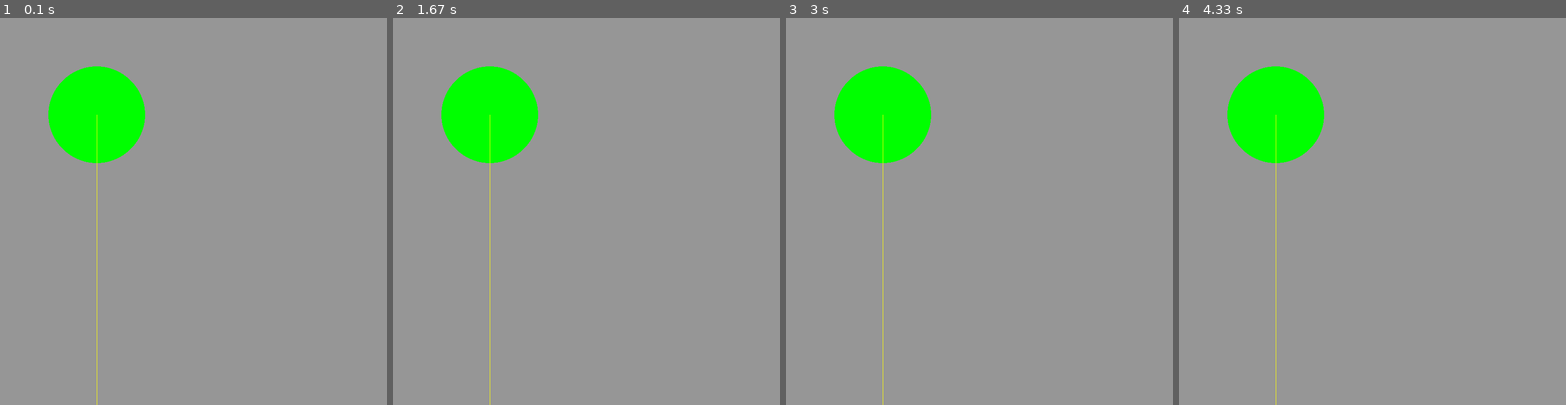
Above: before the commit, frames 1-4 (left to right).
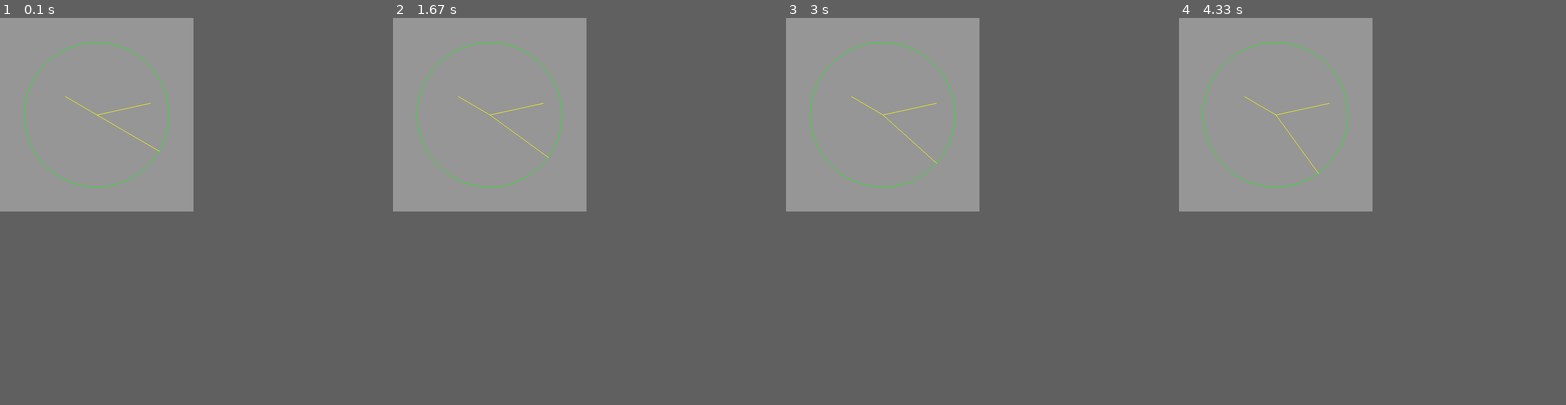
Above: after the commit, the same moments.

Repository: simon-fredrich/python-training
Game: pygame game, started from python-clock/main.py
The game is run twice, just before and just after one commit, with the same random seed, the same clock (stepped at 60 frames per second) and the same inputs.
Inputs:
- Up to frame 1 (0.1 s): no input
- Up to frame 2 (1.67 s): no input
- Up to frame 3 (3 s): no input
- Up to frame 4 (4.33 s): no input
The window is 800x800 before the commit and 400x400 after it. Grey fills any space a smaller window leaves; there, only what the larger window draws over its background counts as a difference.

The runs differ from the first frame. In frame 1, 5.1% of the frame differs, in the area x 6-44%, y 6-100%; in frame 2, 5.1%; in frame 3, 5.1%; in frame 4, 5.1%.

Commit message:
completion of clock

Diff:
--- a/python-clock/clock.py
+++ b/python-clock/clock.py
@@ -1,30 +1,42 @@
 import pygame
-import time
 import math
 
 class Clock:
-    def __init__(self, x, y, radius, degree, screen):
+    def __init__(self, x, y, radius, screen):
         self.x = x
         self.y = y
-        self.degree = degree
         self.radius = radius
         self.screen = screen
 
-    def draw(self):
-        if (self.degree > 180):
-            y_pos = self.y + math.tan(self.degree) * self.radius
-        elif self.degree == 180:
-            y_pos = self.y
+    def draw(self, degree, zeiger):
+        degree = math.radians(degree)
+        if degree > 180:
+            y_pos = self.y + math.sin(degree) * self.radius * zeiger
         else:
-            y_pos = self.y - math.tan(self.degree) * self.radius
+            y_pos = self.y + math.sin(degree) * self.radius * zeiger
 
 
-        if (self.degree < 90 or self.degree > 270):
-            x_pos = self.x + math.cos(self.degree) * self.radius
-        elif self.degree == 90 or self.degree == 270:
-            x_pos = self.x
+        if (degree < 90 or degree > 270):
+            x_pos = self.x + math.cos(degree) * self.radius * zeiger
         else:
-            x_pos = self.x + math.cos(self.degree) * self.radius
+            x_pos = self.x + math.cos(degree) * self.radius * zeiger
 
-        pygame.draw.circle(self.screen, (0, 255, 0), (self.x, self.y), self.radius)
-        pygame.draw.line(self.screen, (255, 255, 0), (self.x, self.y), (x_pos, y_pos))
+        return ((x_pos, y_pos))
+
+    def drawClock(self):
+        pygame.draw.circle(self.screen, (0, 255, 0), (self.x, self.y), self.radius, 1)
+
+    def drawSec(self, degree, zeiger):
+        pygame.draw.line(self.screen, (255, 255, 0), (self.x, self.y), self.draw(degree, zeiger))
+
+    def drawMin(self, degree, zeiger):
+        pygame.draw.line(self.screen, (255, 255, 0), (self.x, self.y), self.draw(degree, zeiger))
+
+    def drawHour(self, degree, zeiger):
+        pygame.draw.line(self.screen, (255, 255, 0), (self.x, self.y), self.draw(degree, zeiger))
+
+    def display(self, sd, md, hd):
+        self.drawClock()
+        self.drawSec(sd, 1)
+        self.drawMin(md, 0.75)
+        self.drawHour(hd, 0.5)
--- a/python-clock/main.py
+++ b/python-clock/main.py
@@ -1,27 +1,42 @@
 import pygame
 import clock
+import math
+from time import localtime, strftime
 
-pygame.init()
 
-(width, height) = (800, 800)
+(width, height) = (400, 400)
 background_color = (150, 150, 150)
-
 screen = pygame.display.set_mode((width, height))
 screen.fill(background_color)
 pygame.display.set_caption("python-clock")
-clock_one = clock.Clock(200, 200, 100, 300, screen)
 
-degree_list = []
-for degree in range(0, 360, 6):
-    degree_list.append(degree)
+# initializing clock Class
+clock_one = clock.Clock(200, 200, 150, screen)
+
+sec360min = []
+hour2degree = []
+for item in range(-90, 270, 6):
+    sec360min.append(item)
+
+for item in range(-90, 270, 30):
+    hour2degree.append(item)
+
+
+print(hour2degree)
 
 running = True
 while running:
     for event in pygame.event.get():
         if event.type == pygame.QUIT:
             running = False
+    second = sec360min[int(strftime("%S", localtime()))]
+    minute = sec360min[int(strftime("%M", localtime()))]
+    hour = int(strftime("%H", localtime()))
+    if (int(strftime("%H", localtime())) > 12):
+        hour -= 12
+        hour = hour2degree[hour]
 
-    clock_one.draw()
-
+    screen.fill(background_color)
+    clock_one.display(second, minute, hour)
 
     pygame.display.flip()
Not shown, added: python-clock/.clock.py.swp
Not shown, added: python-clock/.main.py.swp
